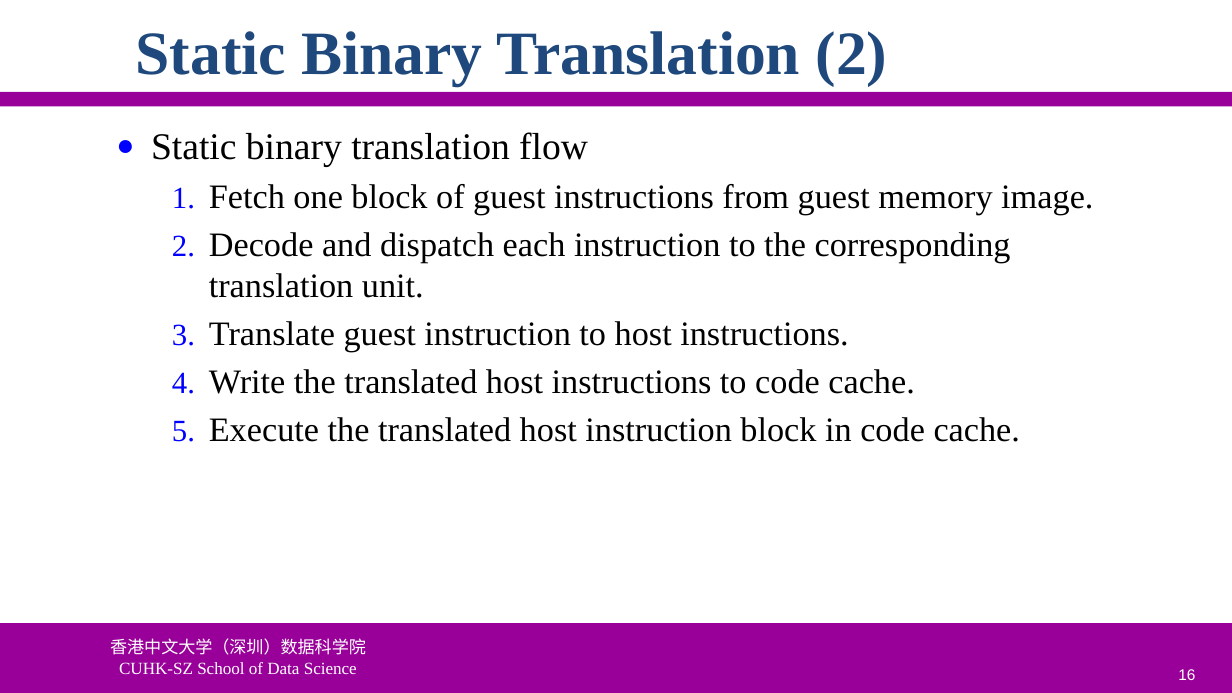
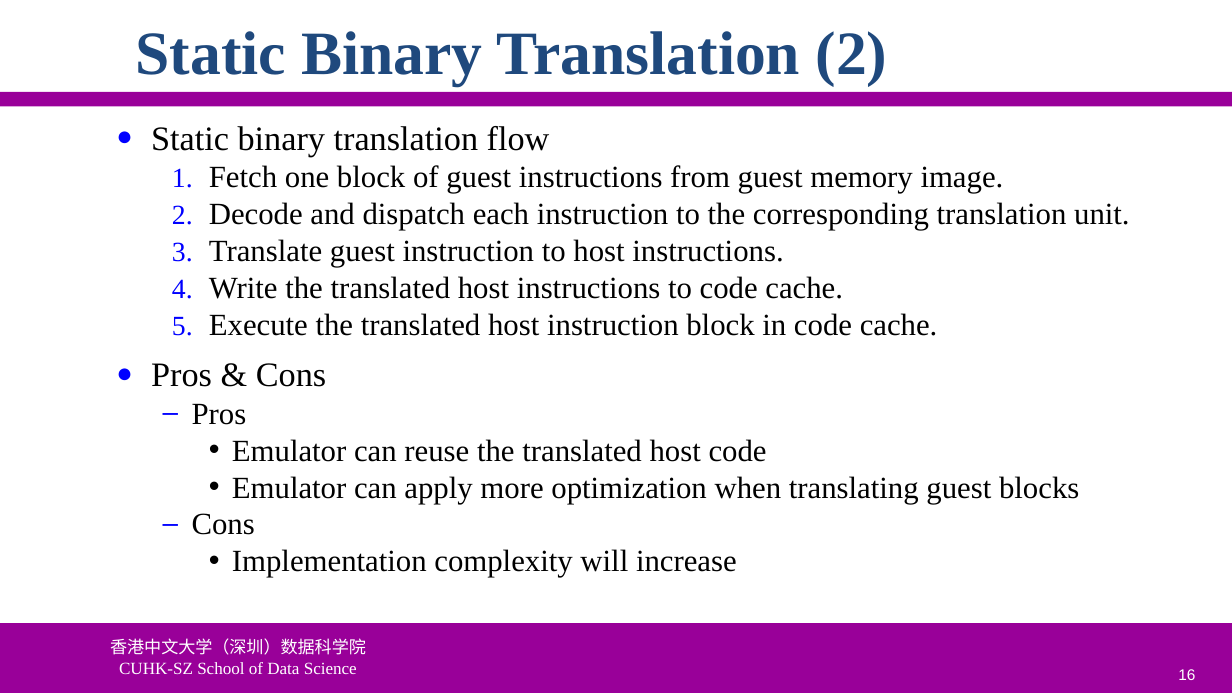
Before and after one commit to ychung1103/ychung1103.github.io, a slide deck: slide 16 of Slides/CSC6103/VT-02 System Virtualization.pptx. Drawn at 1232x693 pixels with LibreOffice and Linux fonts; fonts in the diff are those of the drawing; background and template pictures are left out. Boxes give left, top, right and bottom in pixels: in the first picture for what was removed or moved away, otherwise in the second. Text is boxed around its words. In the diff, an @@ line names an element or a change of style, - is before the commit and + after.

```diff
--- a/Slides/CSC6103/VT-02 System Virtualization.pptx
+++ b/Slides/CSC6103/VT-02 System Virtualization.pptx
@@ text at bbox=[151, 126, 1130, 336]: size 22 to 20 pt in "Static binary translation flow"; size 20 to 18 pt in "Fetch one block of guest instructions from ...", "Decode and dispatch each instruction to the ...", "Translate guest instruction to host instructions.", "Write the translated host instructions to code ..." and 1 more places; less space between paragraphs @@
@@ text at bbox=[151, 363, 1079, 577]: paragraphs added @@
+● Pros & Cons
+  – Pros
+    • Emulator can reuse the translated host code
+    • Emulator can apply more optimization when translating guest blocks
+  – Cons
+    • Implementation complexity will increase
```
Also in this commit, not shown: 9 other slides changed, 1 slide removed.
